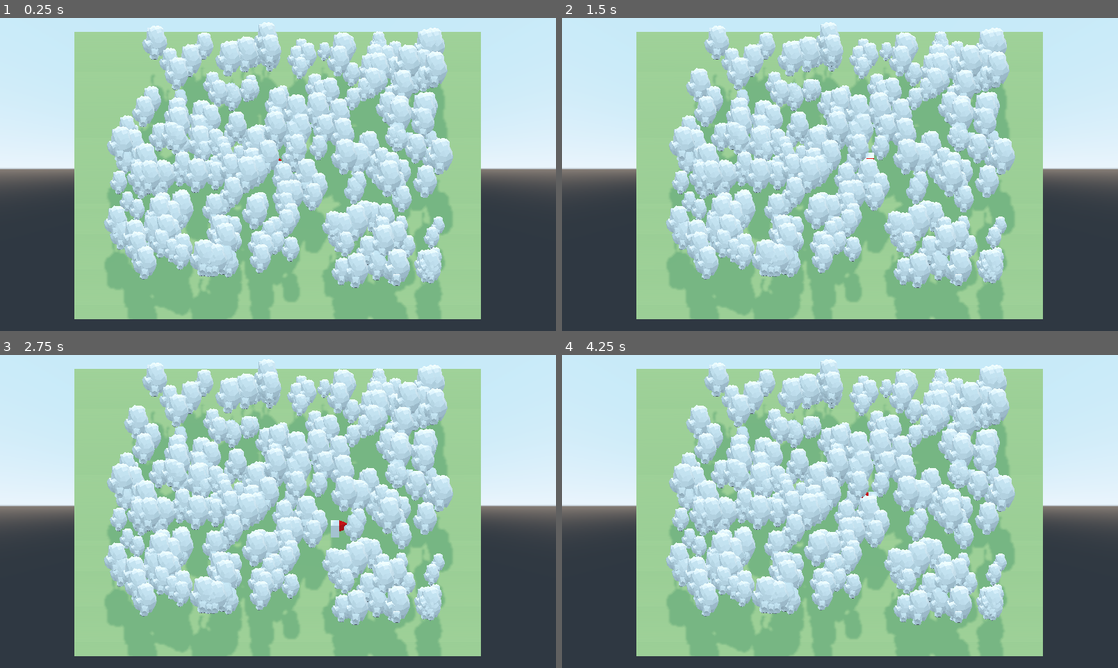
Above: before the commit, frames 1-4 (two rows, left to right).
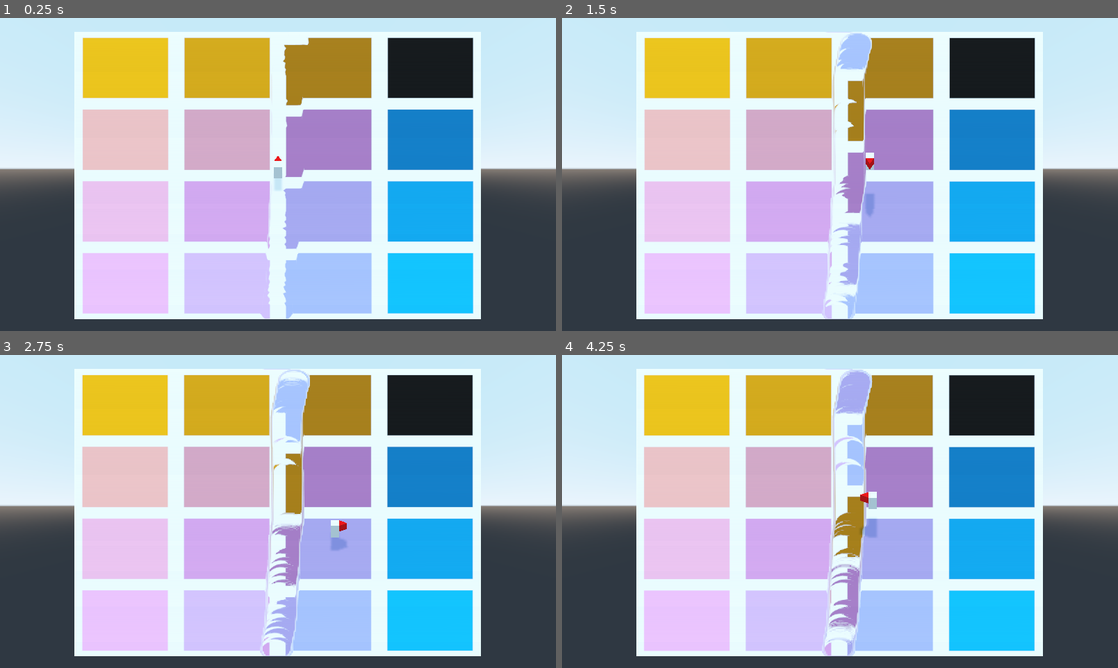
Above: after the commit, the same moments.

Repository: awkwardpolygons/cartographer
Game: Godot game, scene res://test.tscn
Two runs of this game, one before a commit and one after it. Both use one fixed random seed, a clock stepped at 60 frames per second and the inputs below.
Inputs:
- Up to frame 1 (0.25 s): no input
- Up to frame 2 (1.5 s): hold D (move_right) 0.53-1.28 s; tap Space (move_jump) at 0.77 s; hold S (move_backward) from 1.28 s (still down)
- Up to frame 3 (2.75 s): tap Space (move_jump) at 1.52 s; release S (move_backward) at 2.03 s; hold D (move_right) from 2.03 s (still down)
- Up to frame 4 (4.25 s): release D (move_right) at 2.78 s; hold W (move_forward) 2.78-3.53 s; tap Space (move_jump) at 3.02, 3.77 s; hold A (move_left) from 3.53 s (still down)

The runs differ from the first frame. In frame 1, 65% of the frame differs, in the area x 13-87%, y 1-97%; in frame 2, 65%; in frame 3, 65%; in frame 4, 65%.

Commit message:
Add flowmap shader for terrain fluid flow

Diff:
--- /dev/null
+++ b/flowmap_shader.tres
@@ -0,0 +1,137 @@
+[gd_resource type="VisualShader" load_steps=14 format=2]
+
+[ext_resource path="res://uv.png" type="Texture" id=1]
+[ext_resource path="res://flowmap_up.png" type="Texture" id=2]
+
+[sub_resource type="VisualShaderNodeInput" id=5]
+input_name = "uv"
+
+[sub_resource type="VisualShaderNodeTexture" id=6]
+output_port_for_preview = 0
+texture = ExtResource( 1 )
+
+[sub_resource type="VisualShaderNodeVectorOp" id=7]
+output_port_for_preview = 0
+default_input_values = [ 0, Vector3( 0, 0, 0 ), 1, Vector3( 0.5, 0.5, 0 ) ]
+operator = 1
+
+[sub_resource type="VisualShaderNodeInput" id=8]
+input_name = "time"
+
+[sub_resource type="VisualShaderNodeTexture" id=9]
+texture = ExtResource( 2 )
+
+[sub_resource type="VisualShaderNodeScalarFunc" id=10]
+function = 17
+
+[sub_resource type="VisualShaderNodeScalarOp" id=11]
+default_input_values = [ 0, 0.0, 1, 0.1 ]
+operator = 2
+
+[sub_resource type="VisualShaderNodeVectorOp" id=12]
+output_port_for_preview = 0
+default_input_values = [ 0, Vector3( 0, 0, 0 ), 1, Vector3( 1, 0, 0 ) ]
+operator = 2
+
+[sub_resource type="VisualShaderNodeVectorOp" id=13]
+output_port_for_preview = 0
+default_input_values = [ 0, Vector3( 0, 0, 0 ), 1, Vector3( 0.5, 0.5, 0 ) ]
+
+[sub_resource type="VisualShaderNodeVectorOp" id=14]
+output_port_for_preview = 0
+default_input_values = [ 0, Vector3( 2, -2, 0 ), 1, Vector3( 2, 2, 0 ) ]
+operator = 2
+
+[sub_resource type="VisualShaderNodeScalarOp" id=15]
+default_input_values = [ 0, 0.0, 1, 1.0 ]
+operator = 2
+
+[resource]
+code = "shader_type spatial;
+uniform sampler2D tex_frg_2;
+uniform sampler2D tex_frg_12;
+
+
+
+void vertex() {
+// Output:0
+
+}
+
+void fragment() {
+// Input:10
+	vec3 n_out10p0 = vec3(UV, 0.0);
+
+// Input:19
+	float n_out19p0 = TIME;
+
+// ScalarOp:22
+	float n_in22p1 = 0.10000;
+	float n_out22p0 = n_out19p0 * n_in22p1;
+
+// ScalarFunc:20
+	float n_out20p0 = fract(n_out22p0);
+
+// ScalarOp:26
+	float n_in26p1 = 1.00000;
+	float n_out26p0 = n_out20p0 * n_in26p1;
+
+// Texture:2
+	vec4 tex_frg_2_read = texture(tex_frg_2, UV.xy);
+	vec3 n_out2p0 = tex_frg_2_read.rgb;
+	float n_out2p1 = tex_frg_2_read.a;
+
+// VectorOp:15
+	vec3 n_in15p1 = vec3(0.50000, 0.50000, 0.00000);
+	vec3 n_out15p0 = n_out2p0 - n_in15p1;
+
+// VectorOp:25
+	vec3 n_in25p0 = vec3(2.00000, -2.00000, 0.00000);
+	vec3 n_out25p0 = n_in25p0 * n_out15p0;
+
+// VectorOp:23
+	vec3 n_out23p0 = vec3(n_out26p0) * n_out25p0;
+
+// VectorOp:24
+	vec3 n_out24p0 = n_out10p0 + n_out23p0;
+
+// Texture:12
+	vec4 tex_frg_12_read = texture(tex_frg_12, n_out24p0.xy);
+	vec3 n_out12p0 = tex_frg_12_read.rgb;
+	float n_out12p1 = tex_frg_12_read.a;
+
+// Output:0
+	ALBEDO = n_out12p0;
+
+}
+
+void light() {
+// Output:0
+
+}
+"
+graph_offset = Vector2( -1036.5, -150 )
+nodes/fragment/0/position = Vector2( 300, 0 )
+nodes/fragment/2/node = SubResource( 9 )
+nodes/fragment/2/position = Vector2( -1000, 340 )
+nodes/fragment/10/node = SubResource( 5 )
+nodes/fragment/10/position = Vector2( -360, 0 )
+nodes/fragment/12/node = SubResource( 6 )
+nodes/fragment/12/position = Vector2( 60, 220 )
+nodes/fragment/15/node = SubResource( 7 )
+nodes/fragment/15/position = Vector2( -760, 340 )
+nodes/fragment/19/node = SubResource( 8 )
+nodes/fragment/19/position = Vector2( -1000, 0 )
+nodes/fragment/20/node = SubResource( 10 )
+nodes/fragment/20/position = Vector2( -600, 0 )
+nodes/fragment/22/node = SubResource( 11 )
+nodes/fragment/22/position = Vector2( -800, 0 )
+nodes/fragment/23/node = SubResource( 12 )
+nodes/fragment/23/position = Vector2( -340, 340 )
+nodes/fragment/24/node = SubResource( 13 )
+nodes/fragment/24/position = Vector2( -140, 340 )
+nodes/fragment/25/node = SubResource( 14 )
+nodes/fragment/25/position = Vector2( -560, 340 )
+nodes/fragment/26/node = SubResource( 15 )
+nodes/fragment/26/position = Vector2( -800, 120 )
+nodes/fragment/connections = PoolIntArray( 12, 0, 0, 0, 19, 0, 22, 0, 22, 0, 20, 0, 10, 0, 24, 0, 23, 0, 24, 1, 24, 0, 12, 0, 15, 0, 25, 1, 25, 0, 23, 1, 2, 0, 15, 0, 20, 0, 26, 0, 26, 0, 23, 0 )
--- a/test.tscn
+++ b/test.tscn
@@ -6,6 +6,8 @@
 [ext_resource path="res://trees/BirchTree_1.fbx" type="PackedScene" id=4]
 [ext_resource path="res://trees/BirchTree_1.obj" type="ArrayMesh" id=5]
 [ext_resource path="res://particle_leaves.gd" type="Script" id=6]
+[ext_resource path="res://flowmap_up.png" type="Texture" id=7]
+[ext_resource path="res://uv.png" type="Texture" id=8]
 
 [sub_resource type="CubeMesh" id=1]
 size = Vector3( 2, 4, 2 )
@@ -18,19 +20,152 @@
 [sub_resource type="CapsuleShape" id=4]
 height = 2.0
 
-[sub_resource type="SpatialMaterial" id=5]
-albedo_color = Color( 0.572549, 0.701961, 0.427451, 1 )
-
-[sub_resource type="PlaneMesh" id=6]
-material = SubResource( 5 )
+[sub_resource type="VisualShaderNodeInput" id=5]
+input_name = "uv"
+
+[sub_resource type="VisualShaderNodeTexture" id=6]
+output_port_for_preview = 0
+texture = ExtResource( 8 )
+
+[sub_resource type="VisualShaderNodeVectorOp" id=7]
+output_port_for_preview = 0
+default_input_values = [ 0, Vector3( 0, 0, 0 ), 1, Vector3( 0.5, 0.5, 0 ) ]
+operator = 1
+
+[sub_resource type="VisualShaderNodeInput" id=8]
+input_name = "time"
+
+[sub_resource type="VisualShaderNodeTexture" id=9]
+texture = ExtResource( 7 )
+
+[sub_resource type="VisualShaderNodeScalarFunc" id=10]
+function = 17
+
+[sub_resource type="VisualShaderNodeScalarOp" id=11]
+default_input_values = [ 0, 0.0, 1, 0.1 ]
+operator = 2
+
+[sub_resource type="VisualShaderNodeVectorOp" id=12]
+output_port_for_preview = 0
+default_input_values = [ 0, Vector3( 0, 0, 0 ), 1, Vector3( 1, 0, 0 ) ]
+operator = 2
+
+[sub_resource type="VisualShaderNodeVectorOp" id=13]
+output_port_for_preview = 0
+default_input_values = [ 0, Vector3( 0, 0, 0 ), 1, Vector3( 0.5, 0.5, 0 ) ]
+
+[sub_resource type="VisualShaderNodeVectorOp" id=14]
+output_port_for_preview = 0
+default_input_values = [ 0, Vector3( 2, -2, 0 ), 1, Vector3( 2, 2, 0 ) ]
+operator = 2
+
+[sub_resource type="VisualShaderNodeScalarOp" id=15]
+default_input_values = [ 0, 0.0, 1, 1.0 ]
+operator = 2
+
+[sub_resource type="VisualShader" id=20]
+code = "shader_type spatial;
+uniform sampler2D tex_frg_2;
+uniform sampler2D tex_frg_12;
+
+
+
+void vertex() {
+// Output:0
+
+}
+
+void fragment() {
+// Input:10
+	vec3 n_out10p0 = vec3(UV, 0.0);
+
+// Input:19
+	float n_out19p0 = TIME;
+
+// ScalarOp:22
+	float n_in22p1 = 0.10000;
+	float n_out22p0 = n_out19p0 * n_in22p1;
+
+// ScalarFunc:20
+	float n_out20p0 = fract(n_out22p0);
+
+// ScalarOp:26
+	float n_in26p1 = 1.00000;
+	float n_out26p0 = n_out20p0 * n_in26p1;
+
+// Texture:2
+	vec4 tex_frg_2_read = texture(tex_frg_2, UV.xy);
+	vec3 n_out2p0 = tex_frg_2_read.rgb;
+	float n_out2p1 = tex_frg_2_read.a;
+
+// VectorOp:15
+	vec3 n_in15p1 = vec3(0.50000, 0.50000, 0.00000);
+	vec3 n_out15p0 = n_out2p0 - n_in15p1;
+
+// VectorOp:25
+	vec3 n_in25p0 = vec3(2.00000, -2.00000, 0.00000);
+	vec3 n_out25p0 = n_in25p0 * n_out15p0;
+
+// VectorOp:23
+	vec3 n_out23p0 = vec3(n_out26p0) * n_out25p0;
+
+// VectorOp:24
+	vec3 n_out24p0 = n_out10p0 + n_out23p0;
+
+// Texture:12
+	vec4 tex_frg_12_read = texture(tex_frg_12, n_out24p0.xy);
+	vec3 n_out12p0 = tex_frg_12_read.rgb;
+	float n_out12p1 = tex_frg_12_read.a;
+
+// Output:0
+	ALBEDO = n_out12p0;
+
+}
+
+void light() {
+// Output:0
+
+}
+"
+graph_offset = Vector2( -1036.5, -150 )
+nodes/fragment/0/position = Vector2( 300, 0 )
+nodes/fragment/2/node = SubResource( 9 )
+nodes/fragment/2/position = Vector2( -1000, 340 )
+nodes/fragment/10/node = SubResource( 5 )
+nodes/fragment/10/position = Vector2( -360, 0 )
+nodes/fragment/12/node = SubResource( 6 )
+nodes/fragment/12/position = Vector2( 60, 220 )
+nodes/fragment/15/node = SubResource( 7 )
+nodes/fragment/15/position = Vector2( -760, 340 )
+nodes/fragment/19/node = SubResource( 8 )
+nodes/fragment/19/position = Vector2( -1000, 0 )
+nodes/fragment/20/node = SubResource( 10 )
+nodes/fragment/20/position = Vector2( -600, 0 )
+nodes/fragment/22/node = SubResource( 11 )
+nodes/fragment/22/position = Vector2( -800, 0 )
+nodes/fragment/23/node = SubResource( 12 )
+nodes/fragment/23/position = Vector2( -340, 340 )
+nodes/fragment/24/node = SubResource( 13 )
+nodes/fragment/24/position = Vector2( -140, 340 )
+nodes/fragment/25/node = SubResource( 14 )
+nodes/fragment/25/position = Vector2( -560, 340 )
+nodes/fragment/26/node = SubResource( 15 )
+nodes/fragment/26/position = Vector2( -800, 120 )
+nodes/fragment/connections = PoolIntArray( 12, 0, 0, 0, 19, 0, 22, 0, 22, 0, 20, 0, 10, 0, 24, 0, 23, 0, 24, 1, 24, 0, 12, 0, 15, 0, 25, 1, 25, 0, 23, 1, 2, 0, 15, 0, 20, 0, 26, 0, 26, 0, 23, 0 )
+
+[sub_resource type="ShaderMaterial" id=21]
+shader = SubResource( 20 )
+
+[sub_resource type="PlaneMesh" id=22]
+material = SubResource( 21 )
 size = Vector2( 100, 100 )
 
-[sub_resource type="ShaderMaterial" id=7]
+[sub_resource type="ShaderMaterial" id=23]
 shader = ExtResource( 1 )
 shader_param/size_x = 0.003
 shader_param/size_y = 0.003
 
-[sub_resource type="SpatialMaterial" id=8]
+[sub_resource type="SpatialMaterial" id=24]
 vertex_color_use_as_albedo = true
 emission_enabled = true
 emission = Color( 1, 0, 0, 1 )
@@ -138,11 +273,12 @@
 
 [node name="Particles2" type="Particles" parent="."]
 transform = Transform( 2, 0, 0, 0, 2, 0, 0, 0, 2, 0, 1, 0 )
+visible = false
 amount = 256
 lifetime = 8.0
 preprocess = 20.0
 speed_scale = 0.5
 randomness = 0.45
-process_material = SubResource( 14 )
+process_material = SubResource( 30 )
 draw_pass_1 = ExtResource( 5 )
 script = ExtResource( 6 )
Binary file added: flowmap.png
Not shown, added: flowmap.png.import
Binary file added: flowmap_down.png
Not shown, added: flowmap_down.png.import
Binary file added: flowmap_left.png
Not shown, added: flowmap_left.png.import
Binary file added: flowmap_right.png
Not shown, added: flowmap_right.png.import
Binary file added: flowmap_up.png
Not shown, added: flowmap_up.png.import
Not shown: 5 places in test.tscn that only renumber resources
Binary file added: uv.png
(and 1 more such lines)
